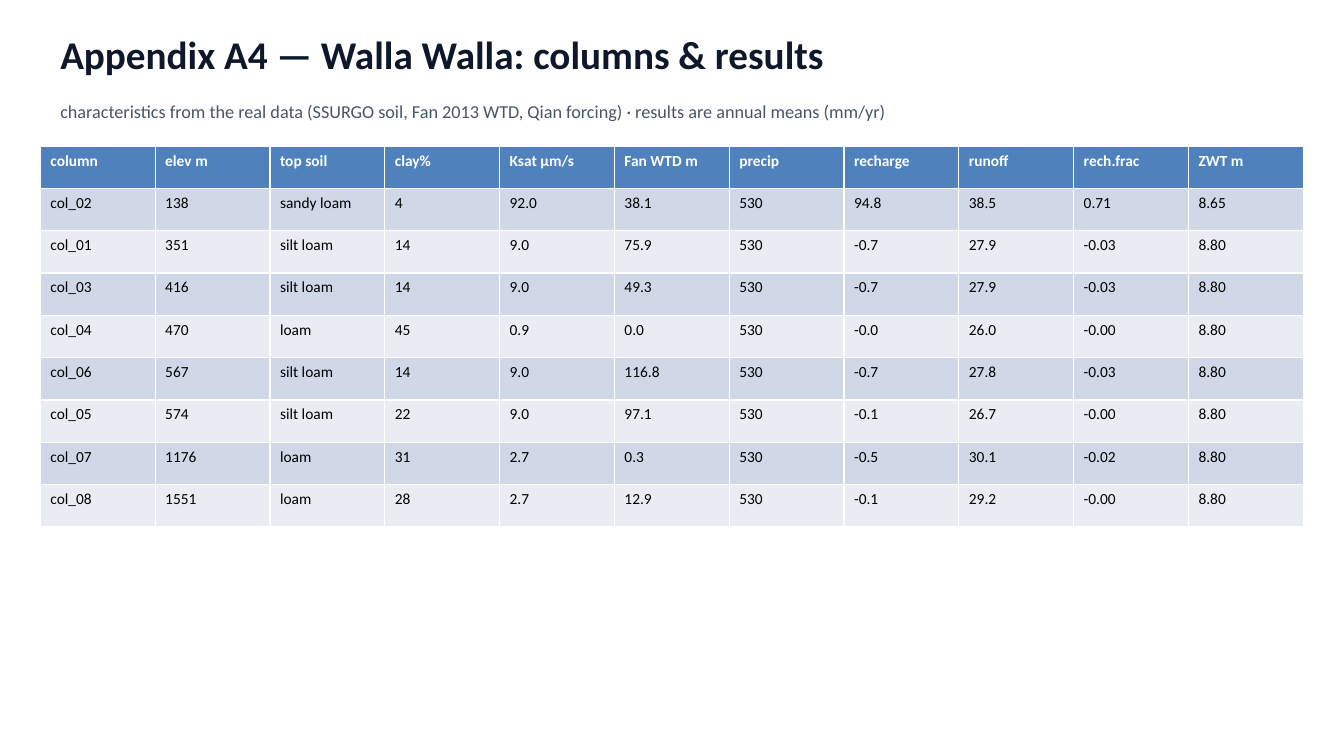
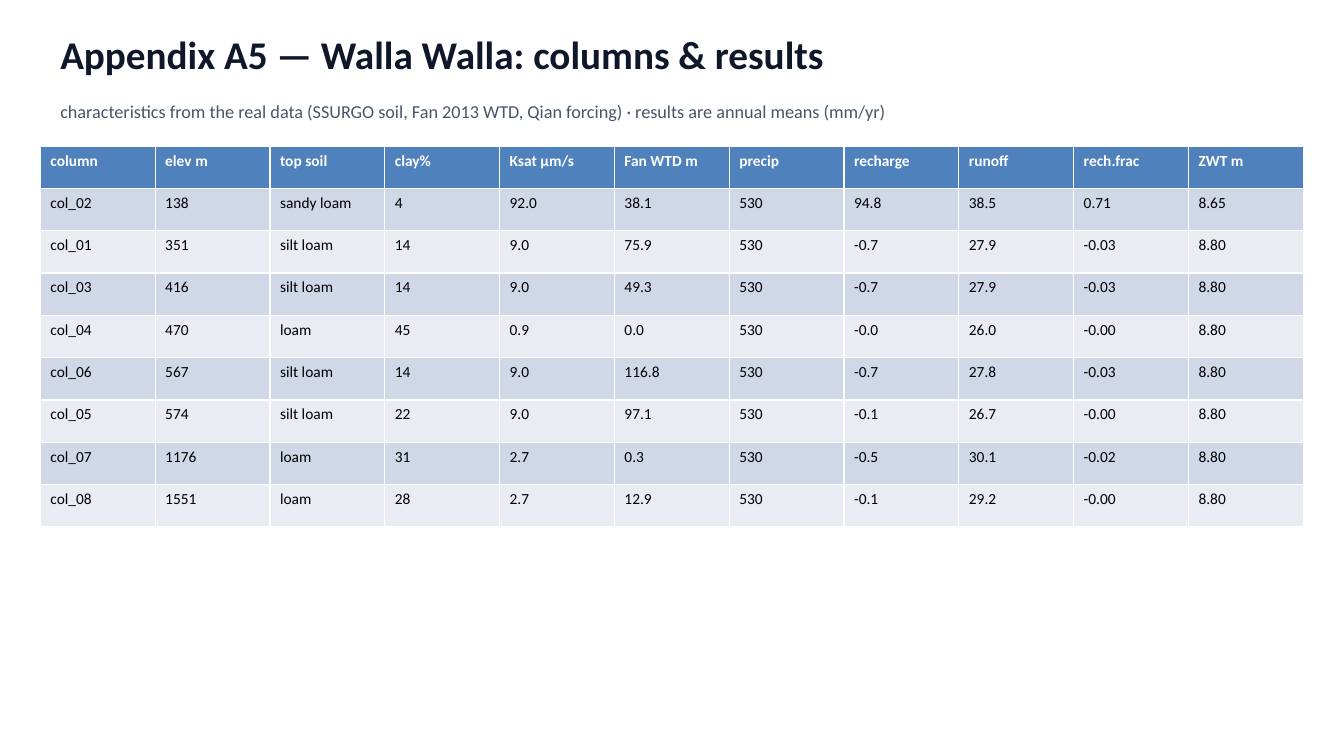
Before and after one commit to hoangtv1899/multi-agent-framework, a slide deck: slide 46 of docs/slides/story_20260705.pptx (slide 36 before the commit). Drawn at 1344x756 pixels with LibreOffice and Linux fonts; fonts in the diff are those of the drawing. Boxes give left, top, right and bottom in pixels: in the first picture for what was removed or moved away, otherwise in the second. Text is boxed around its words. In the diff, an @@ line names an element or a change of style, - is before the commit and + after.

```diff
--- a/docs/slides/story_20260705.pptx
+++ b/docs/slides/story_20260705.pptx
@@ text at box(60, 41, 824, 75): text changed @@
-Appendix A4 — Walla Walla: columns & results
+Appendix A5 — Walla Walla: columns & results
```
Also in this commit, not shown: 9 other slides changed, 10 slides added, 1 other file.
